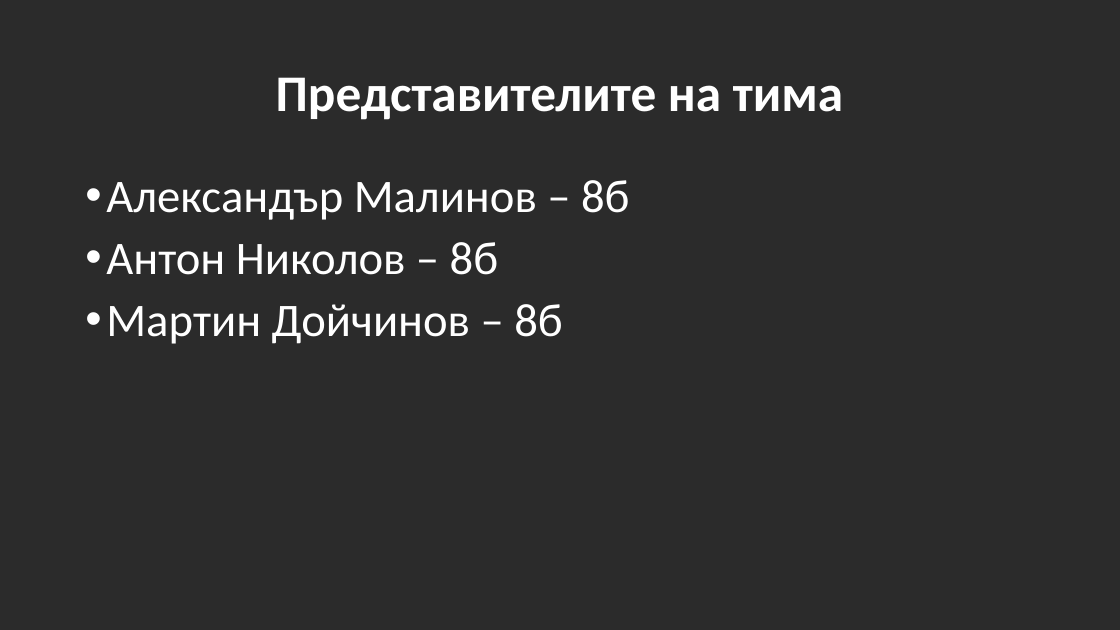
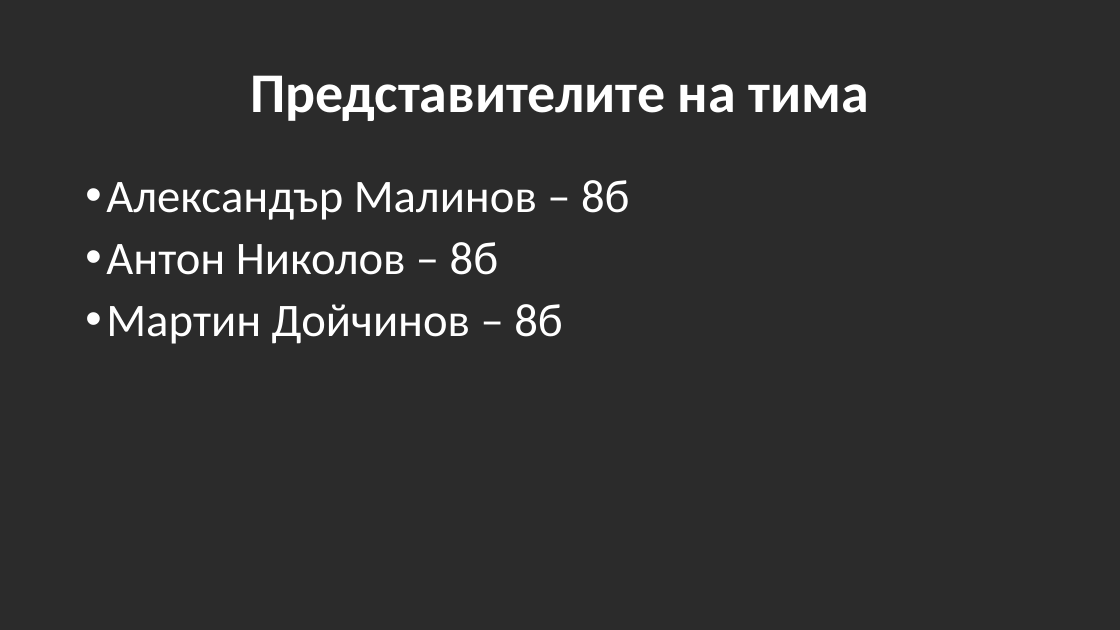
Before and after one commit to Amalino7/Space_recycler, a slide deck: slide 2 of SPACE FUN.pptx. Drawn at 1120x630 pixels with LibreOffice and Linux fonts; fonts in the diff are those of the drawing; background and template pictures are left out; a plain dark background stands for a picture behind light text. Boxes give left, top, right and bottom in pixels: in the first picture for what was removed or moved away, otherwise in the second. Text is boxed around its words. In the diff, an @@ line names an element or a change of style, - is before the commit and + after.

```diff
--- a/SPACE FUN.pptx
+++ b/SPACE FUN.pptx
@@ title "Представителите на тима" at [250,75,869,121]: size 44 to 48 pt @@
```
Also in this commit, not shown: 7 slides added.
